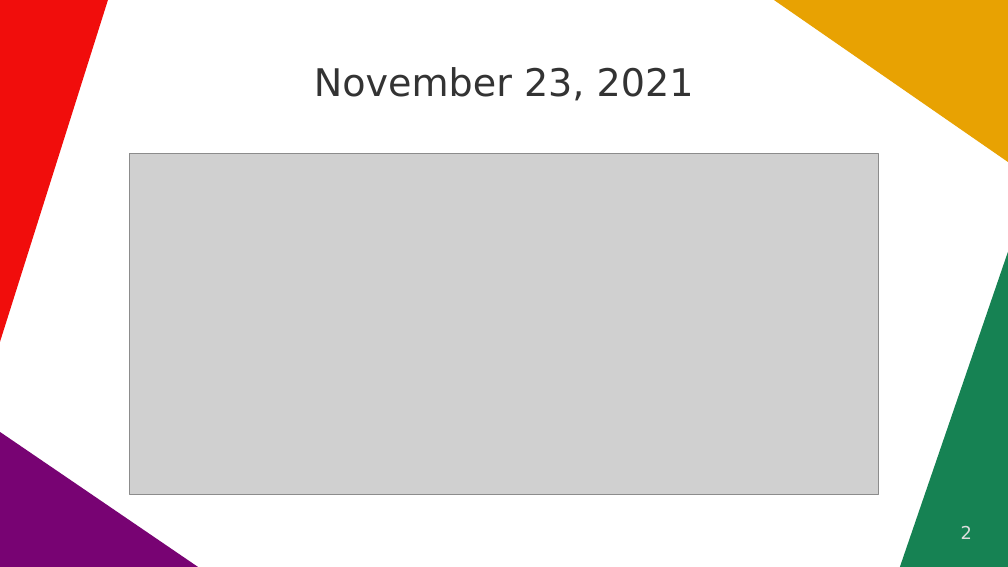
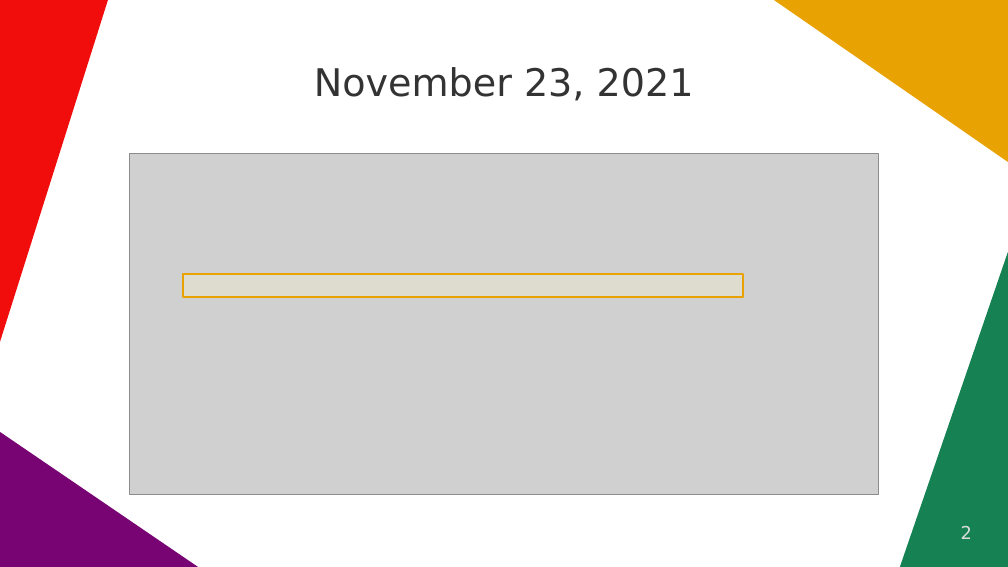
Before and after one commit to quoll/cljs-math, a slide deck: slide 2 of docs/ClojureDays2022.odp. Drawn at 1008x567 pixels with LibreOffice and Linux fonts; fonts in the diff are those of the drawing; grey boxes stand for pictures. Boxes give left, top, right and bottom in pixels: in the first picture for what was removed or moved away, otherwise in the second. Text is boxed around its words. In the diff, an @@ line names an element or a change of style, - is before the commit and + after.

```diff
--- a/docs/ClojureDays2022.odp
+++ b/docs/ClojureDays2022.odp
@@ rectangle added at box(183, 274, 743, 297), fill #FFF5CE at 30% opacity, outline #E8A202 1.42 pt @@
```
Also in this commit, not shown: 6 other slides changed, 12 slides added, 1 slide removed.
